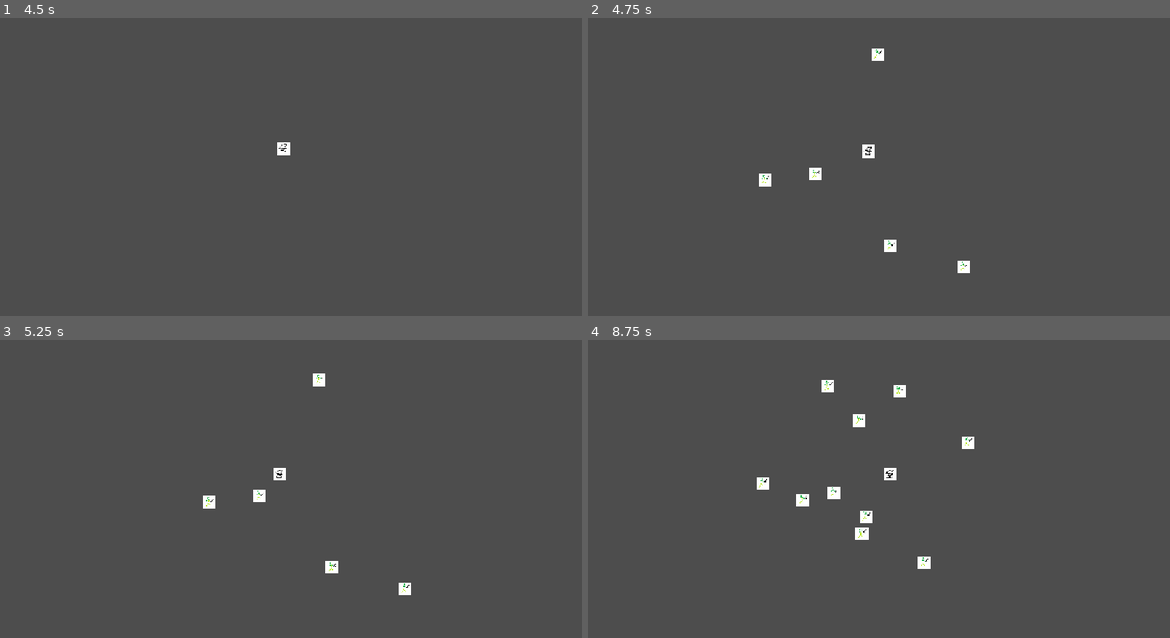
Above: before the commit, frames 1-4 (two rows, left to right).
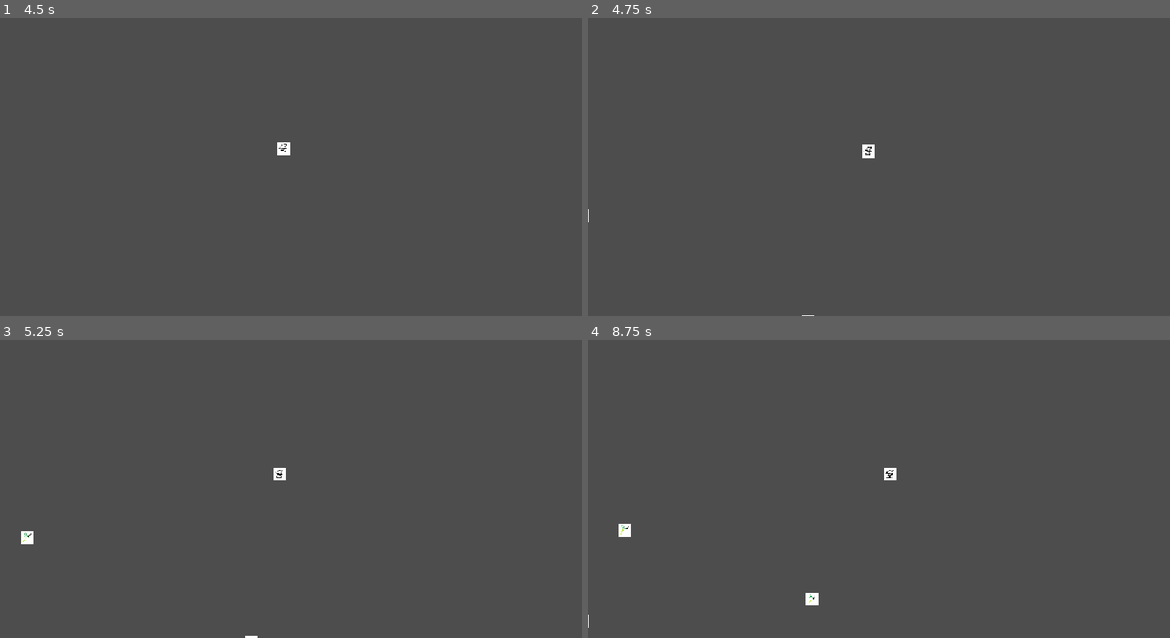
Above: after the commit, the same moments.

Repository: flowerFawn/XP-Based-Leveling
Game: Godot game, scene res://scenes/world.tscn
Same seed, same stepped clock (60 frames per second), same inputs: the game is played once before the commit and once after it.
Inputs:
- Up to frame 1 (4.5 s): click "Learn" at 0.5 s; tap Enter at 1.25 s; hold D (player_right) 1.28-2.03 s; hold S (player_down) 2.03-2.78 s; hold D (player_right) 2.78-3.53 s; hold W (player_up) 3.53-4.28 s; hold A (player_left) from 4.28 s (still down)
- Up to frame 2 (4.75 s): keep holding A (player_left)
- Up to frame 3 (5.25 s): keep holding A (player_left)
- Up to frame 4 (8.75 s): release A (player_left) at 5.78 s; hold S (player_down) 5.78-6.53 s; hold D (player_right) 6.53-7.28 s; hold W (player_up) 7.28-8.03 s; hold D (player_right) from 8.03 s (still down)

Frame 1 is identical in both runs. In frame 2, 0.5% of the frame differs, in the area x 0-66%, y 10-100%; in frame 3, 0.6%; in frame 4, 1.1%, in the area x 0-67%, y 13-97%.

Commit message:
reworked enemy spawning to spawn on the edges

Diff:
--- a/scripts/game_controller.gd
+++ b/scripts/game_controller.gd
@@ -18,10 +18,18 @@
 	enemy_count += 1
 
 func spawn_enemy():
-	var spawn_position:Vector2 = GameInfo.player_position
-	while spawn_position.distance_squared_to(GameInfo.player_position) < 300 ** 2:
-		spawn_position = Vector2(GameInfo.rnd.randi_range(GameInfo.player_position.x - 1000, GameInfo.player_position.x + 1000),
-		GameInfo.rnd.randi_range(GameInfo.player_position.y - 1000, GameInfo.player_position.y + 1000))
+	const CAMERA_DISTANCE_VECTOR:Vector2 = Vector2(2350, 1350)
+	var spawn_position:Vector2
+	var spawn_offset:Vector2
+	var player_position:Vector2 = GameInfo.player_position
+	var neg_constant:int = [-1, 1][GameInfo.rnd.randi_range(0, 1)]
+	var appears_from_centre:bool = [false, true][GameInfo.rnd.randi_range(0, 1)]
+	if appears_from_centre:
+		spawn_offset = Vector2(GameInfo.rnd.randi_range(-2300, 2300),neg_constant * CAMERA_DISTANCE_VECTOR.y)
+	else:
+		spawn_offset = Vector2(neg_constant * CAMERA_DISTANCE_VECTOR.x ,GameInfo.rnd.randi_range(-2300, 2300))
+	spawn_position = player_position + spawn_offset
+	print(spawn_position)
 	var new_enemy:Enemy = Enemy.new_enemy(preload("uid://bg3osrk3a4ni5"))
 	#var new_enemy:Enemy = Enemy.new_enemy(preload("uid://c6qqqoynid1fh"))
 	#var new_enemy:Enemy = Enemy.new_enemy(preload("uid://dqunbnln7x2n0"))
